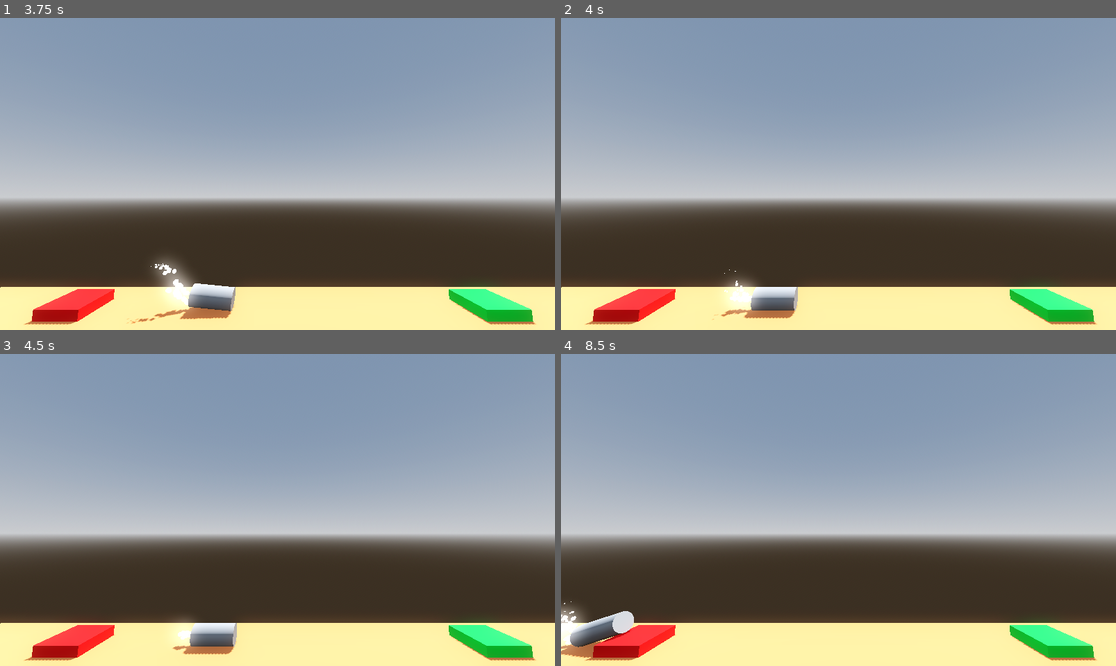
Above: before the commit, frames 1-4 (two rows, left to right).
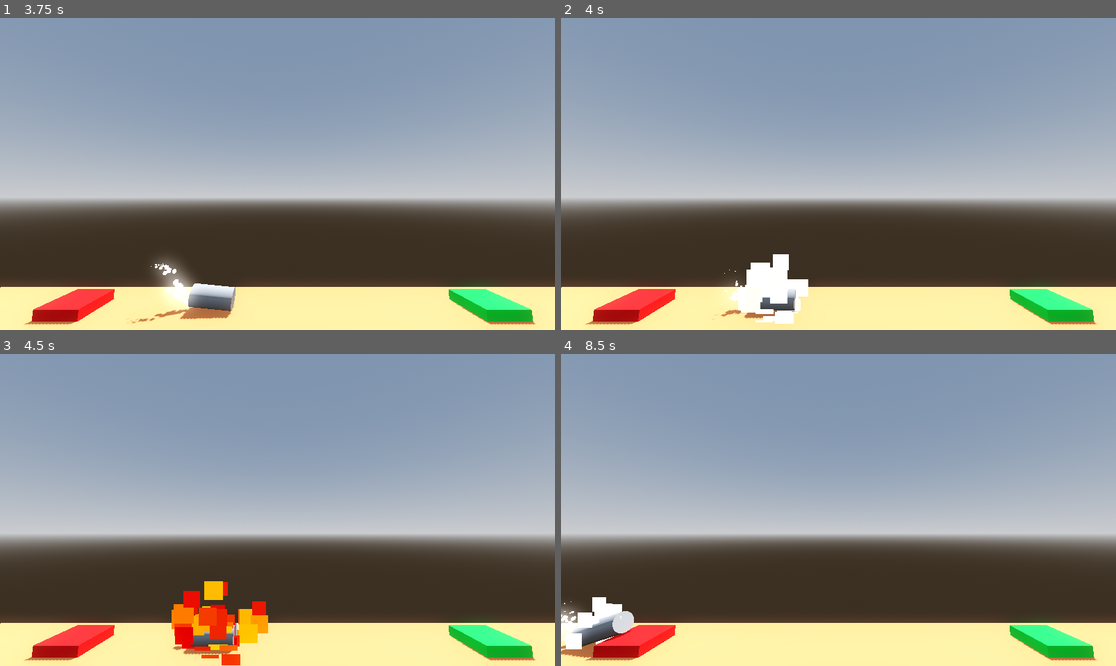
Above: after the commit, the same moments.

Repository: roomno17/project-boost
Game: Godot game, scene res://levels/level.tscn
Same seed, same stepped clock (60 frames per second), same inputs: the game is played once before the commit and once after it.
Inputs:
- Up to frame 1 (3.75 s): hold D (rright) 0.53-1.28 s; hold Space (space) 0.53-1.28 s; hold A (rleft) 1.28-2.03 s; tap Space (space) at 1.35, 2.85 s; hold Space (space) 2.03-2.78 s; hold D (rright) 2.03-3.53 s; hold A (rleft) from 3.53 s (still down); hold Space (space) from 3.53 s (still down)
- Up to frame 2 (4 s): keep holding A (rleft); keep holding Space (space)
- Up to frame 3 (4.5 s): keep holding A (rleft); release Space (space) at 4.28 s; tap Space (space) at 4.35 s
- Up to frame 4 (8.5 s): hold Space (space) 5.03-5.78 s; release A (rleft) at 5.78 s; hold D (rright) 5.78-8.03 s; tap Space (space) at 5.85, 7.35 s; hold Space (space) 6.53-7.28 s; hold A (rleft) from 8.03 s (still down); hold Space (space) from 8.03 s (still down)

Frame 1 is identical in both runs. In frame 2, 1.6% of the frame differs, in the area x 30-45%, y 75-98%; in frame 3, 2.5%, in the area x 30-49%, y 72-100%; in frame 4, 0.6%.

Commit message:
siccess and explosion particles

Diff:
--- /dev/null
+++ b/particles/explosion_particles.tscn
@@ -0,0 +1,59 @@
+[gd_scene load_steps=10 format=3 uid="uid://dcecb8hw7dbrv"]
+
+[sub_resource type="Gradient" id="Gradient_lkolc"]
+offsets = PackedFloat32Array(0.201923, 0.413462, 0.586538, 0.740385, 0.903846)
+colors = PackedColorArray(1, 1, 1, 1, 1, 1, 0, 1, 1, 0.294118, 0, 1, 0.776471, 0, 0, 1, 0, 0, 0, 1)
+
+[sub_resource type="GradientTexture1D" id="GradientTexture1D_u3rij"]
+gradient = SubResource("Gradient_lkolc")
+
+[sub_resource type="Curve" id="Curve_cv3ok"]
+max_value = 100.0
+_data = [Vector2(0, 1), 0.0, 146.581, 0, 0, Vector2(1, 100), 413.249, 0.0, 0, 0]
+point_count = 2
+
+[sub_resource type="CurveTexture" id="CurveTexture_mygan"]
+curve = SubResource("Curve_cv3ok")
+
+[sub_resource type="Curve" id="Curve_qubh3"]
+_data = [Vector2(0, 0.530249), 0.0, 2.25724, 0, 0, Vector2(1, 0), -2.97204, 0.0, 0, 0]
+point_count = 2
+
+[sub_resource type="CurveTexture" id="CurveTexture_5bhb0"]
+curve = SubResource("Curve_qubh3")
+
+[sub_resource type="ParticleProcessMaterial" id="ParticleProcessMaterial_1onfr"]
+direction = Vector3(0, 1, 0)
+spread = 180.0
+gravity = Vector3(0, 0, 0)
+initial_velocity_min = 6.0
+initial_velocity_max = 16.0
+damping_max = 3.0
+damping_curve = SubResource("CurveTexture_mygan")
+scale_curve = SubResource("CurveTexture_5bhb0")
+color_ramp = SubResource("GradientTexture1D_u3rij")
+turbulence_enabled = true
+turbulence_noise_scale = 1.0
+turbulence_noise_speed_random = 4.0
+
+[sub_resource type="StandardMaterial3D" id="StandardMaterial3D_5wvwh"]
+shading_mode = 0
+vertex_color_use_as_albedo = true
+disable_receive_shadows = true
+billboard_mode = 3
+billboard_keep_scale = true
+particles_anim_h_frames = 1
+particles_anim_v_frames = 1
+particles_anim_loop = false
+
+[sub_resource type="QuadMesh" id="QuadMesh_gb05o"]
+material = SubResource("StandardMaterial3D_5wvwh")
+
+[node name="ExplosionParticles" type="GPUParticles3D"]
+cast_shadow = 0
+emitting = false
+amount = 64
+one_shot = true
+explosiveness = 0.75
+process_material = SubResource("ParticleProcessMaterial_1onfr")
+draw_pass_1 = SubResource("QuadMesh_gb05o")
--- /dev/null
+++ b/particles/success_particles.tscn
@@ -0,0 +1,53 @@
+[gd_scene load_steps=8 format=3 uid="uid://jfwajmrh6ca7"]
+
+[sub_resource type="StandardMaterial3D" id="StandardMaterial3D_5wvwh"]
+shading_mode = 0
+vertex_color_use_as_albedo = true
+disable_receive_shadows = true
+billboard_mode = 3
+billboard_keep_scale = true
+particles_anim_h_frames = 1
+particles_anim_v_frames = 1
+particles_anim_loop = false
+
+[sub_resource type="Curve" id="Curve_qubh3"]
+_data = [Vector2(0, 0.530249), 0.0, 2.25724, 0, 0, Vector2(1, 0), -2.97204, 0.0, 0, 0]
+point_count = 2
+
+[sub_resource type="CurveTexture" id="CurveTexture_oh0x3"]
+curve = SubResource("Curve_qubh3")
+
+[sub_resource type="Curve" id="Curve_uupei"]
+_data = [Vector2(0, 0.5), 0.0, 2.46667, 0, 1, Vector2(0.202703, 1), 0.0, 0.0, 0, 0, Vector2(0.371622, 0.00355875), 0.0, 0.0, 0, 0, Vector2(0.554054, 1), 0.0, 0.0, 0, 0, Vector2(0.777027, 0), 0.0, 0.0, 0, 0, Vector2(0.885135, 1), 0.0, 0.0, 0, 0, Vector2(1, 0.5), -4.35294, 0.0, 1, 0]
+point_count = 7
+
+[sub_resource type="CurveTexture" id="CurveTexture_68duu"]
+curve = SubResource("Curve_uupei")
+
+[sub_resource type="ParticleProcessMaterial" id="ParticleProcessMaterial_2ssod"]
+direction = Vector3(0, 1, 0)
+spread = 180.0
+gravity = Vector3(0, 0, 0)
+initial_velocity_min = 3.0
+initial_velocity_max = 12.0
+damping_min = 2.0
+damping_max = 4.0
+scale_curve = SubResource("CurveTexture_oh0x3")
+hue_variation_min = -1.0
+hue_variation_max = 1.0
+turbulence_enabled = true
+turbulence_noise_scale = 4.0
+turbulence_influence_max = 0.3
+turbulence_influence_over_life = SubResource("CurveTexture_68duu")
+
+[sub_resource type="SphereMesh" id="SphereMesh_lkpya"]
+
+[node name="SuccessParticles" type="GPUParticles3D"]
+material_override = SubResource("StandardMaterial3D_5wvwh")
+cast_shadow = 0
+emitting = false
+amount = 48
+one_shot = true
+explosiveness = 0.5
+process_material = SubResource("ParticleProcessMaterial_2ssod")
+draw_pass_1 = SubResource("SphereMesh_lkpya")
--- a/player/player.gd
+++ b/player/player.gd
@@ -9,7 +9,9 @@
 @onready var center: GPUParticles3D = $center
 @onready var left: GPUParticles3D = $left
 @onready var right: GPUParticles3D = $right
+@onready var explosion_particles: GPUParticles3D = $ExplosionParticles
 
+@onready var success_particles: GPUParticles3D = $SuccessParticles
 
 
 
@@ -48,6 +50,7 @@
 
 func crash_sequence():
 	explosion.play()
+	explosion_particles.emitting = true
 	transitioning=true
 	left.emitting=false
 	right.emitting = false
@@ -56,6 +59,7 @@
 
 func complete_level(next_level):
 	success.play()
+	success_particles.emitting = true
 	transitioning=true
 	await get_tree().create_timer(1).timeout
 	get_tree().change_scene_to_file.call_deferred(next_level)
--- a/player/player.tscn
+++ b/player/player.tscn
@@ -1,10 +1,12 @@
-[gd_scene load_steps=8 format=3 uid="uid://dgoqies51lrhw"]
+[gd_scene load_steps=10 format=3 uid="uid://dgoqies51lrhw"]
 
 [ext_resource type="Script" uid="uid://b01rlved42qfa" path="res://player/player.gd" id="1_oul6g"]
 [ext_resource type="AudioStream" uid="uid://73q7mavdhbbb" path="res://assets/SFX - Death Explosion.ogg" id="2_yw30f"]
 [ext_resource type="AudioStream" uid="uid://bt4a4qtprqy4b" path="res://assets/SFX - Success.ogg" id="3_qjkh3"]
 [ext_resource type="AudioStream" uid="uid://dfe23apob4s3j" path="res://assets/SFX - Main engine thrust.ogg" id="4_g6k8r"]
-[ext_resource type="PackedScene" path="res://player/booster_particles.tscn" id="5_qjkh3"]
+[ext_resource type="PackedScene" uid="uid://ux6ivcx1ovdp" path="res://particles/booster_particles.tscn" id="5_qjkh3"]
+[ext_resource type="PackedScene" path="res://particles/success_particles.tscn" id="6_boad6"]
+[ext_resource type="PackedScene" path="res://particles/explosion_particles.tscn" id="7_rgyib"]
 
 [sub_resource type="CylinderMesh" id="CylinderMesh_g1dw6"]
 
@@ -48,4 +50,8 @@
 transform = Transform3D(1, 0, 0, 0, 1, 0, 0, 0, 1, 0.375, -1.142, 0)
 emitting = false
 
+[node name="SuccessParticles" parent="." instance=ExtResource("6_boad6")]
+
+[node name="ExplosionParticles" parent="." instance=ExtResource("7_rgyib")]
+
 [connection signal="body_entered" from="." to="." method="_on_body_entered"]
Renamed: player/booster_particles.tscn -> particles/booster_particles.tscn
